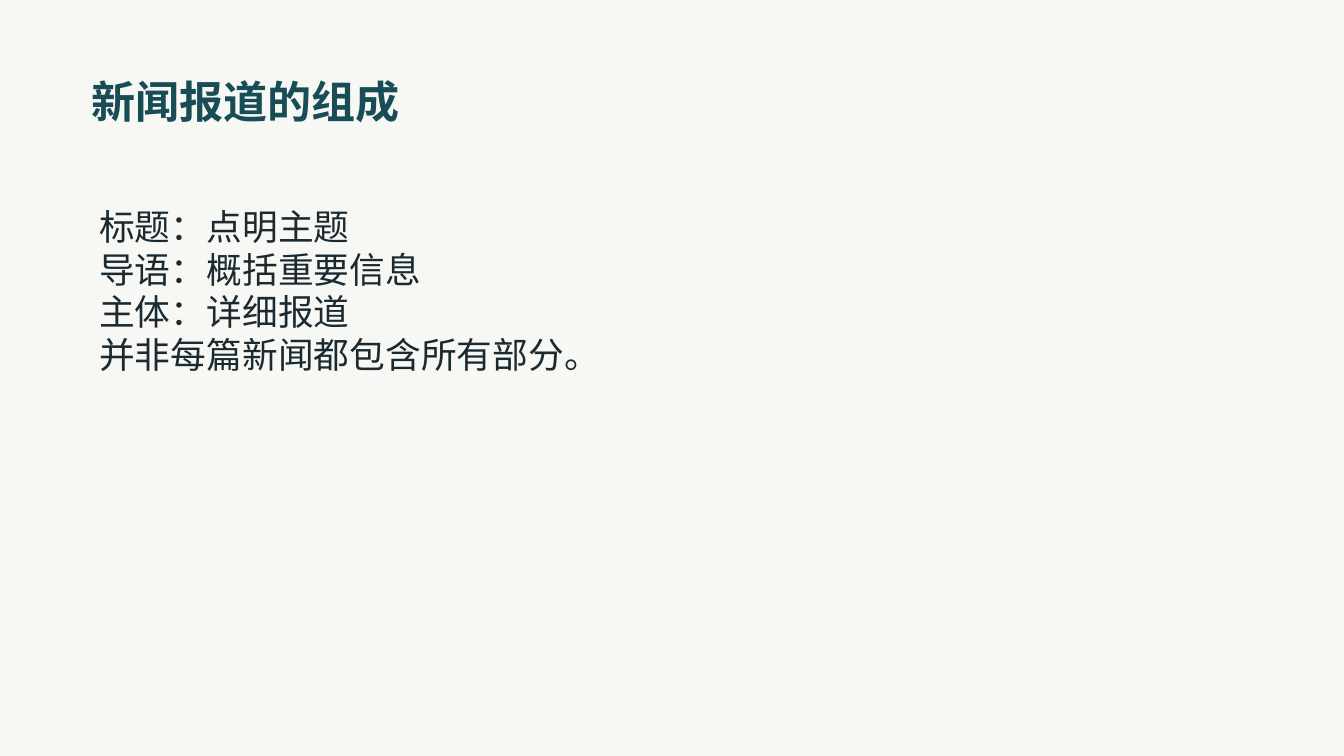
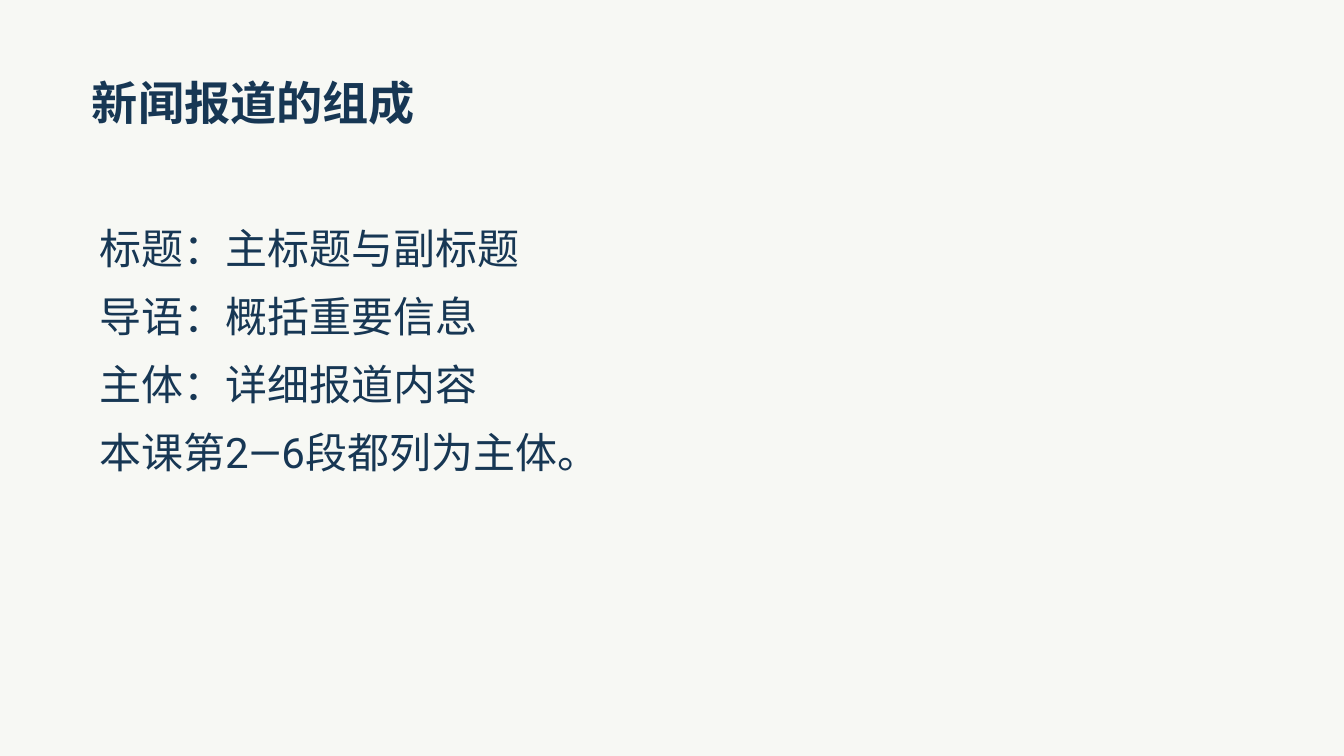
Before and after one commit to lf9675/huawentong-home, a slide deck: slide 17 of du/textbook/1hcl/unit6/shicheng-xuexi/teacher-slides.pptx. Drawn at 1344x756 pixels with LibreOffice and Linux fonts; fonts in the diff are those of the drawing. Boxes give left, top, right and bottom in pixels: in the first picture for what was removed or moved away, otherwise in the second. Text is boxed around its words. In the diff, an @@ line names an element or a change of style, - is before the commit and + after.

```diff
--- a/du/textbook/1hcl/unit6/shicheng-xuexi/teacher-slides.pptx
+++ b/du/textbook/1hcl/unit6/shicheng-xuexi/teacher-slides.pptx
@@ text "新闻报道的组成" at bbox=[92, 80, 415, 125]: size 31.5 to 33 pt, font Roboto to Noto Sans CJK SC, text colour #184C56 to #173754 @@
@@ text at bbox=[99, 228, 519, 268]: text changed; size 25.5 to 30 pt; text colour #1B2931 to #173754 @@
-标题：点明主题
+标题：主标题与副标题
@@ text at bbox=[99, 296, 477, 336]: size 25.5 to 30 pt, text colour #1B2931 to #173754 in "导语：概括重要信息"; line spacing 1 to 1.35 @@
@@ text at bbox=[99, 364, 599, 472]: text changed; size 25.5 to 30 pt; text colour #1B2931 to #173754 @@
-主体：详细报道
-并非每篇新闻都包含所有部分。
+主体：详细报道内容
+本课第2—6段都列为主体。
```
Also in this commit, not shown: 26 other slides changed, 6 slides added, 1 slide removed, 16 other files.
